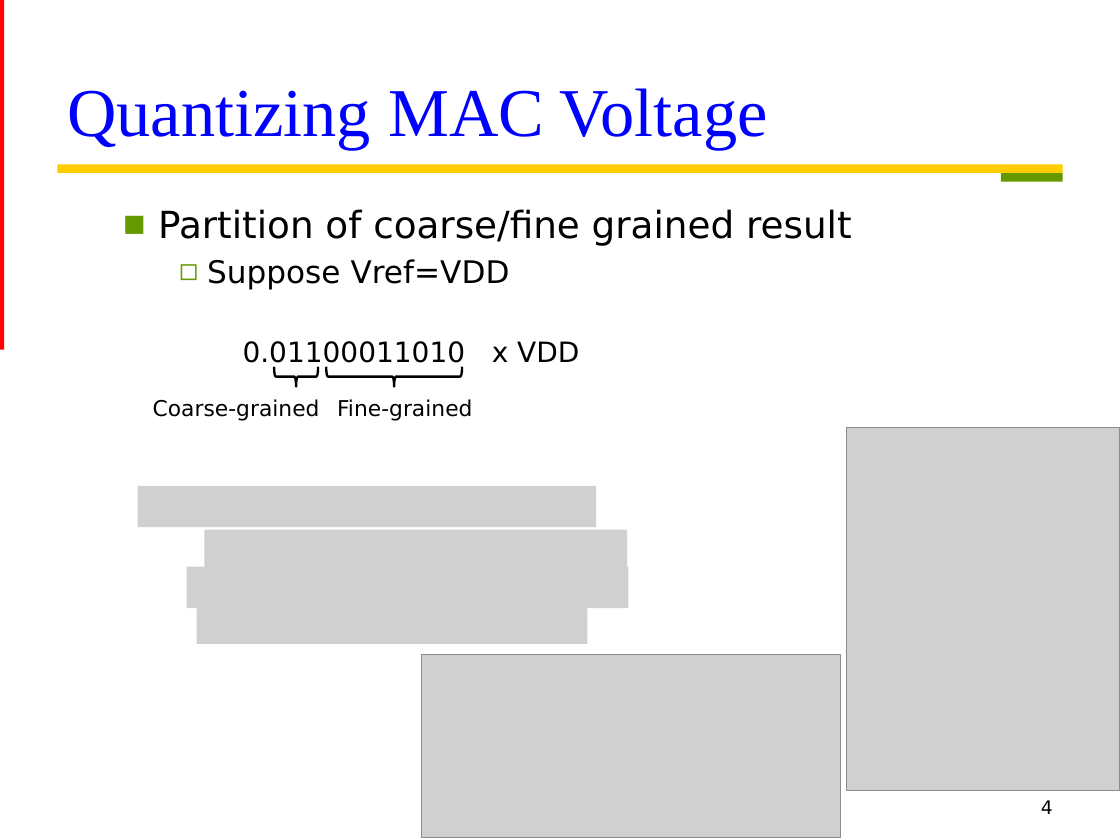
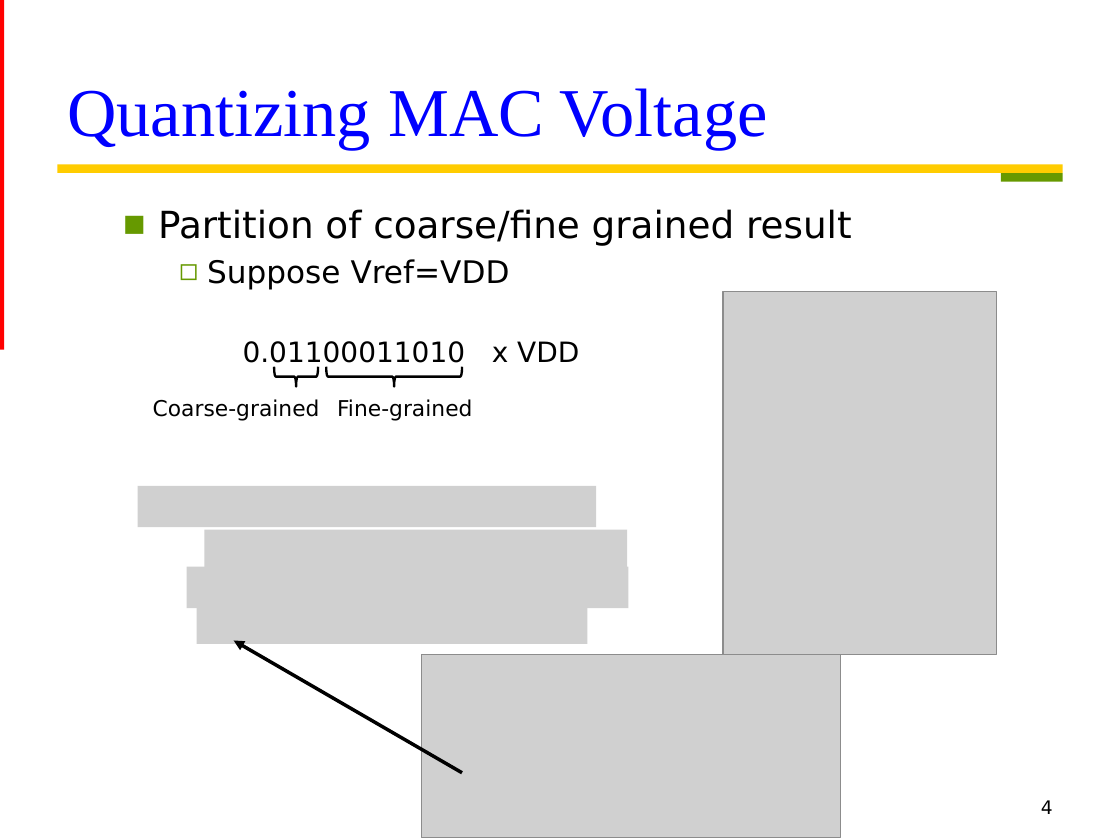
Before and after one commit to Oniontow/TTLiu_Project, a slide deck: slide 4 of dgcq/ppt.pptx. Drawn at 1120x840 pixels with LibreOffice and Linux fonts; fonts in the diff are those of the drawing; grey boxes stand for pictures. Boxes give left, top, right and bottom in pixels: in the first picture for what was removed or moved away, otherwise in the second. Text is boxed around its words. In the diff, an @@ line names an element or a change of style, - is before the commit and + after.

```diff
--- a/dgcq/ppt.pptx
+++ b/dgcq/ppt.pptx
@@ picture: place and size @@
-picture at bbox=[847, 427, 1120, 790]
+picture at bbox=[724, 291, 997, 654]
@@ arrow added from (463, 773) to (234, 641), #000000 2.25 pt @@
```
Also in this commit, not shown: 7 other slides changed.
